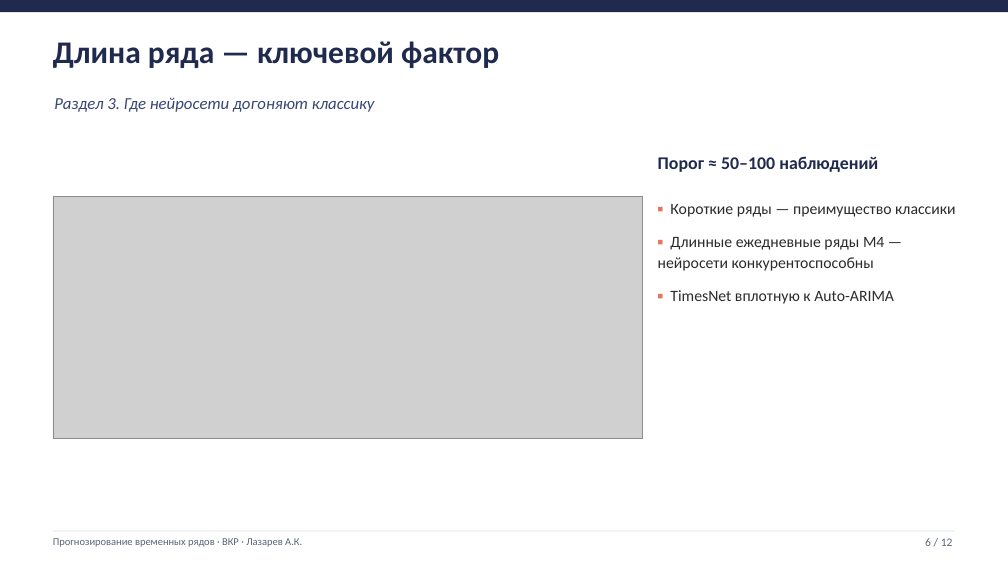
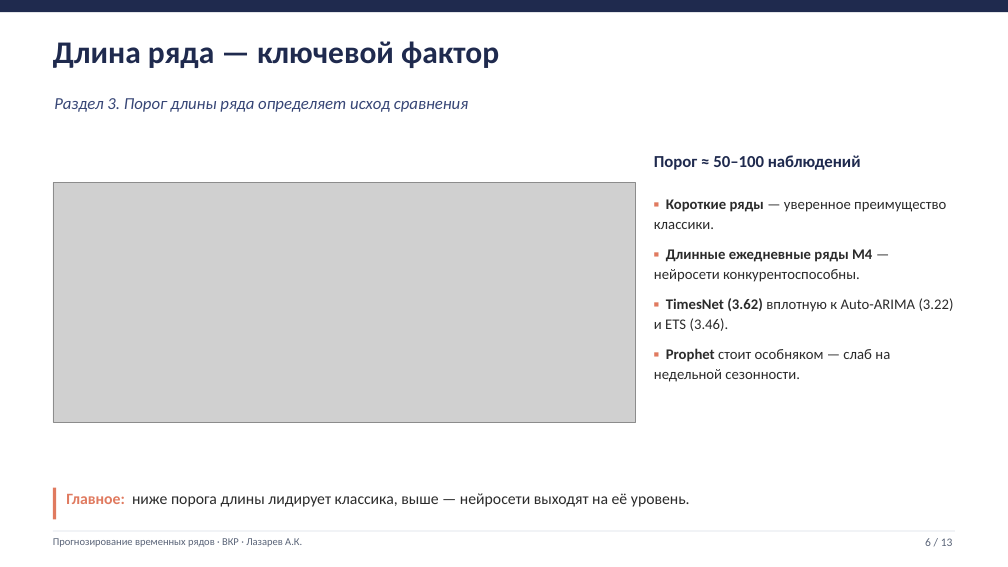
Before and after one commit to Prost444/Hybrid-models-for-TS-processing, a slide deck: slide 6 of docs/Презентация_Лазарев_ВКР.pptx. Drawn at 1008x567 pixels with LibreOffice and Linux fonts; fonts in the diff are those of the drawing; grey boxes stand for pictures. Boxes give left, top, right and bottom in pixels: in the first picture for what was removed or moved away, otherwise in the second. Text is boxed around its words. In the diff, an @@ line names an element or a change of style, - is before the commit and + after.

```diff
--- a/docs/Презентация_Лазарев_ВКР.pptx
+++ b/docs/Презентация_Лазарев_ВКР.pptx
@@ text at [54, 98, 468, 112]: text changed @@
-Раздел 3. Где нейросети догоняют классику
+Раздел 3. Порог длины ряда определяет исход сравнения
@@ text "Порог ≈ 50–100 наблюдений" at [654, 155, 861, 170]: size 17 to 16 pt @@
@@ picture: place and size @@
-picture at [53, 197, 643, 439]
+picture at [53, 183, 635, 423]
@@ text at [654, 199, 954, 382]: text changed; size 15 to 14 pt @@
-▪ Короткие ряды — преимущество классики
-▪ Длинные ежедневные ряды M4 — нейросети конкурентоспособны
-▪ TimesNet вплотную к Auto-ARIMA
+▪ Короткие ряды — уверенное преимущество классики.
+▪ Длинные ежедневные ряды M4 — нейросети конкурентоспособны.
+▪ TimesNet (3.62) вплотную к Auto-ARIMA (3.22) и ETS (3.46).
+▪ Prophet стоит особняком — слаб на недельной сезонности.
@@ rectangle added at [53, 488, 56, 520], fill #E07A5F @@
@@ text added at [66, 493, 690, 507], 15 pt, text #2B2B2B @@
+Главное: ниже порога длины лидирует классика, выше — нейросети выходят на её уровень.
```
Also in this commit, not shown: 9 other slides changed, 1 slide added, 4 other files.
